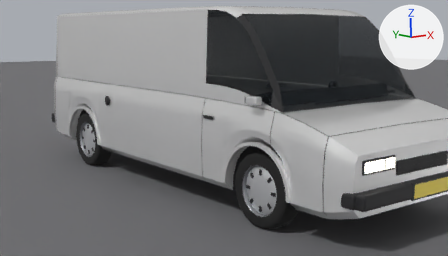
A saved change to the Blender file assets/blender/tr_van.blend.
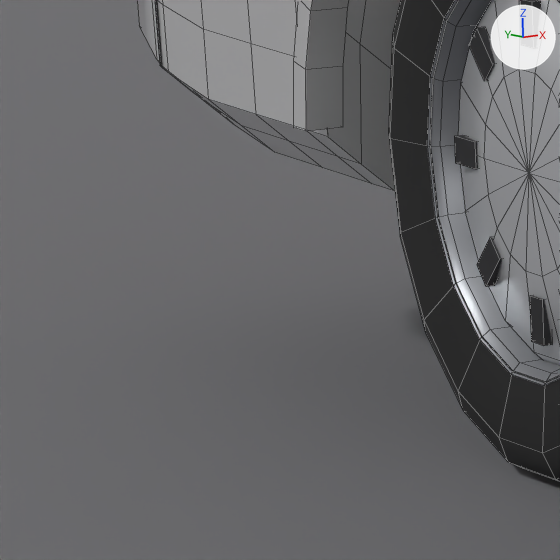
The first picture shows the older version from the file's camera 'Camera'. The close-ups show the older and then the newer version on the part from 10% to 20% of the width and 49% to 67% of the height of that picture. Only the edits that show in the close-ups are written down. The lights are fixed; the arrows at upper right show +X, +Y and +Z. The close-ups show mesh edges as thin lines.

Names of what the first close-up shows: 'Ground', 'flare_RR', 'quarter_R', 'tail', 'wheel_RR' and 1 more.
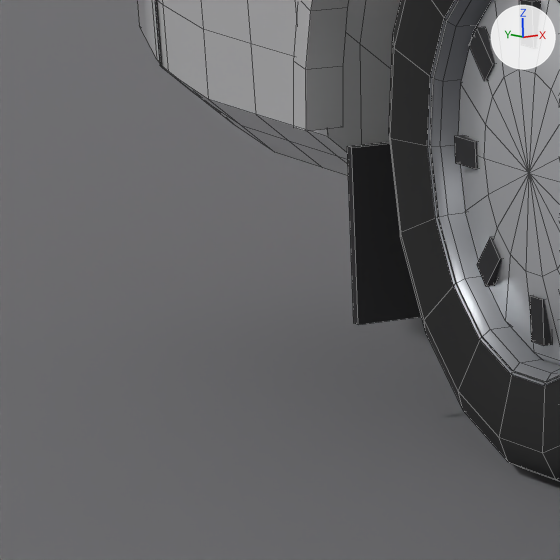
What differs and where, as boxes (x1, y1, x2, y2) in the close-ups (560 x 560 px):
```json
{"object": "mudflap_RR", "change": "added", "after": [347, 142, 422, 325], "on screen": "black"}
```

The change, as JSON lines over the scene's bpy script:
```json
{"op": "add", "block": "me_mudflap_rr", "code": ["me_mudflap_rr = bpy.data.meshes.new('mudflap_RR')", "me_mudflap_rr.from_pydata(...)  # a box spanning x -0.118..0.118, y -0.006..0.006, z -0.1..0.1", "me_mudflap_rr.materials.append(mat_trim)  # black #242427"]}
{"op": "add", "block": "ob_mudflap_rr", "code": ["ob_mudflap_rr = bpy.data.objects.new('mudflap_RR', me_mudflap_rr)", "ob_mudflap_rr.parent = ob_trvan", "ob_mudflap_rr.location = (-0.83, 2.035, 0.22)"]}
```
